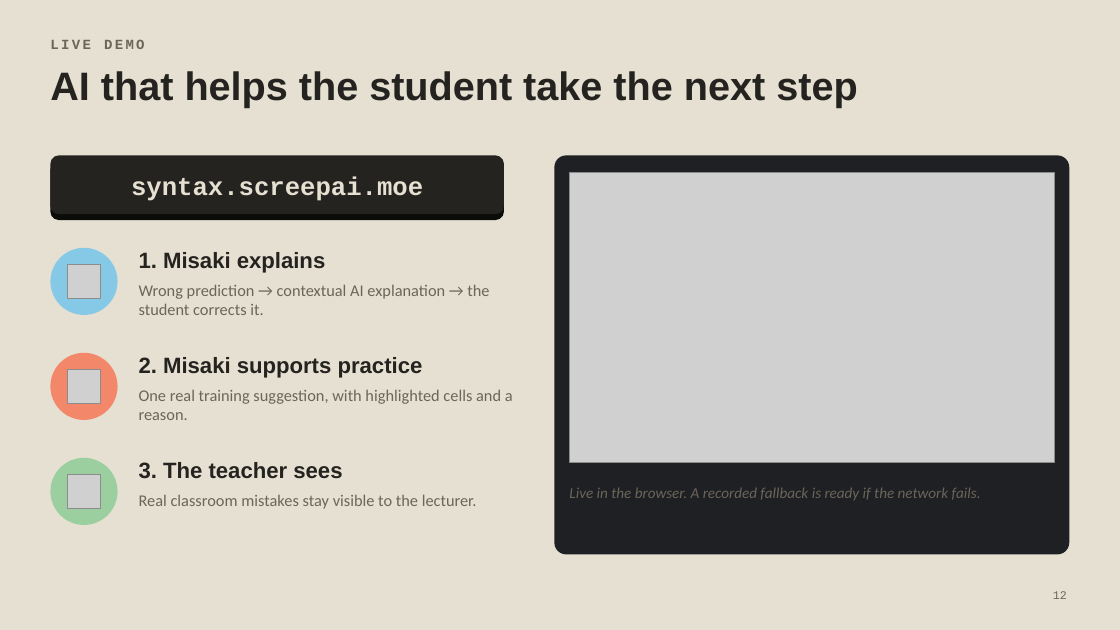
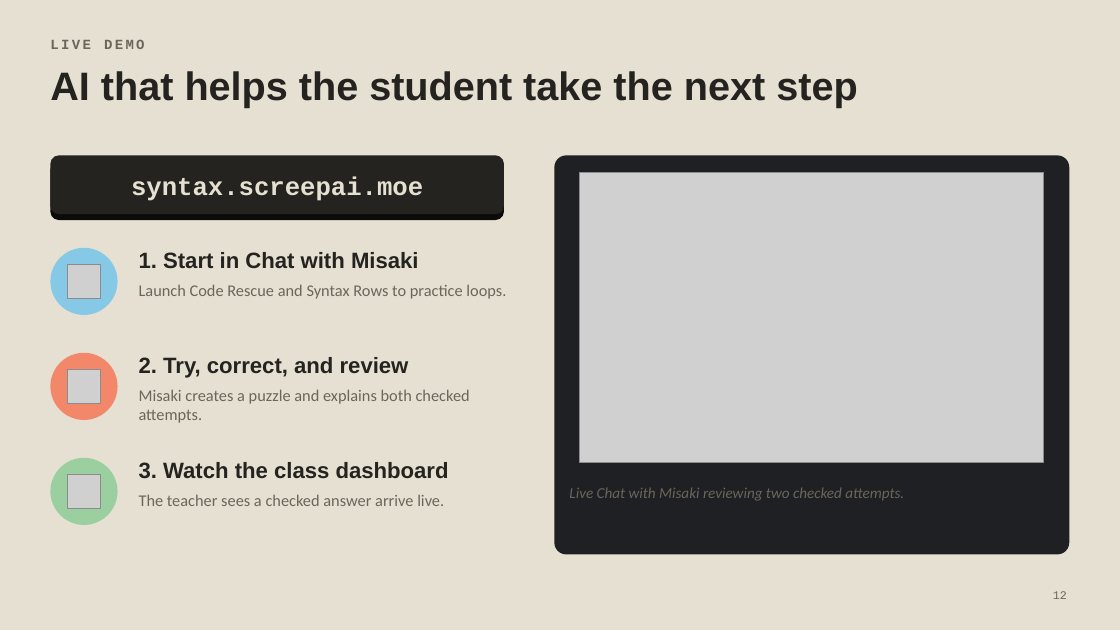
Before and after one commit to dohongminh-ui/Syntax-Stack, a slide deck: slide 12 of docs/Syntax-Stack-finals.pptx. Drawn at 1120x630 pixels with LibreOffice and Linux fonts; fonts in the diff are those of the drawing; grey boxes stand for pictures. Boxes give left, top, right and bottom in pixels: in the first picture for what was removed or moved away, otherwise in the second. Text is boxed around its words. In the diff, an @@ line names an element or a change of style, - is before the commit and + after.

Commit message:
docs: update finals deck and Misaki demo

```diff
--- a/docs/Syntax-Stack-finals.pptx
+++ b/docs/Syntax-Stack-finals.pptx
@@ picture: place and size @@
-picture at bbox=[570, 172, 1054, 462]
+picture at bbox=[580, 172, 1044, 462]
@@ text at bbox=[139, 252, 419, 269]: text changed @@
-1. Misaki explains
+1. Start in Chat with Misaki
@@ text at bbox=[139, 284, 506, 299]: text changed @@
-Wrong prediction → contextual AI explanation → the student corrects it.
+Launch Code Rescue and Syntax Rows to practice loops.
@@ text at bbox=[139, 357, 409, 378]: text changed @@
-2. Misaki supports practice
+2. Try, correct, and review
@@ text at bbox=[139, 389, 470, 423]: text changed @@
-One real training suggestion, with highlighted cells and a reason.
+Misaki creates a puzzle and explains both checked attempts.
@@ text at bbox=[139, 462, 449, 479]: text changed @@
-3. The teacher sees
+3. Watch the class dashboard
@@ text at bbox=[139, 494, 444, 506]: text changed @@
-Real classroom mistakes stay visible to the lecturer.
+The teacher sees a checked answer arrive live.
@@ text at bbox=[569, 488, 904, 501]: text changed @@
-Live in the browser. A recorded fallback is ready if the network fails.
+Live Chat with Misaki reviewing two checked attempts.
```
Also in this commit, not shown: 3 other slides changed, 10 other files.
